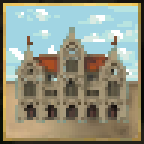
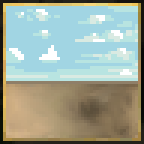
The second 144×144 image is a revision of the first. Changes to its layers:
renamed "craiyon_122323_renaissance_guildhall__pixel_art__orthographic.png" to "Manufactory", hid it, painted on it over (15, 27, 129, 123)
moved "CityGround" above "GeneralSky" over (15, 27, 129, 123)
